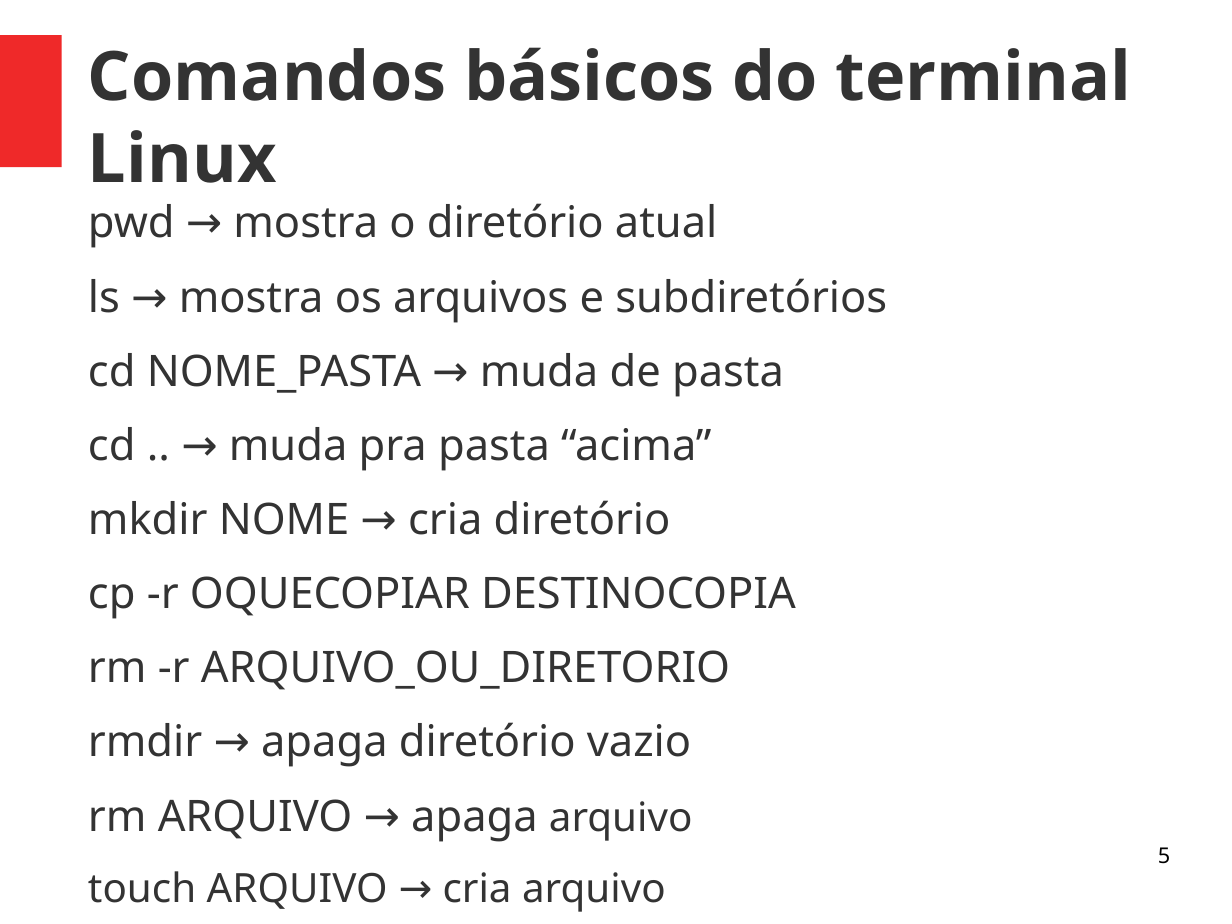
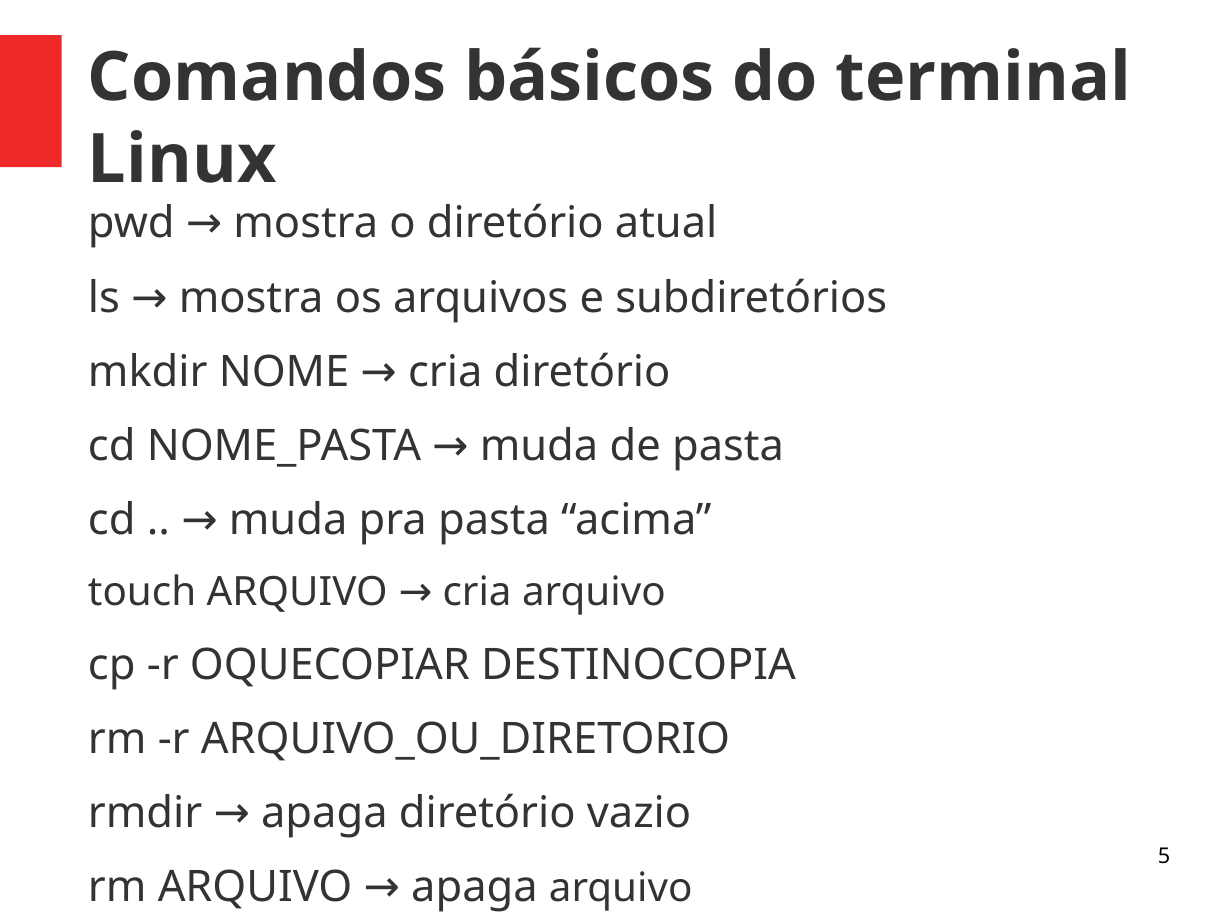
Before and after one commit to viniciusalveshax/aulas, a slide deck: slide 5 of adm-seg-redes/02-linux/aula2-linux2-pratica.odp. Drawn at 1232x924 pixels with LibreOffice and Linux fonts; fonts in the diff are those of the drawing. Boxes give left, top, right and bottom in pixels: in the first picture for what was removed or moved away, otherwise in the second. Text is boxed around its words. In the diff, an @@ line names an element or a change of style, - is before the commit and + after.

Commit message:
* Adicionando pdf 2 de redes 1 que tinha faltado * Adicionando modificações menores nos arquivos das aulas de administração e segurança e redes 2

```diff
--- a/adm-seg-redes/02-linux/aula2-linux2-pratica.odp
+++ b/adm-seg-redes/02-linux/aula2-linux2-pratica.odp
@@ text at bbox=[88, 352, 671, 387]: paragraph added @@
+mkdir NOME → cria diretório
@@ text at bbox=[88, 574, 666, 615]: text changed; size 28 to 26 pt @@
-mkdir NOME → cria diretório
+touch ARQUIVO → cria arquivo
@@ text at bbox=[88, 871, 666, 912]: paragraph removed @@
-touch ARQUIVO → cria arquivo
```
Also in this commit, not shown: 1 other slide changed, 3 other files.
